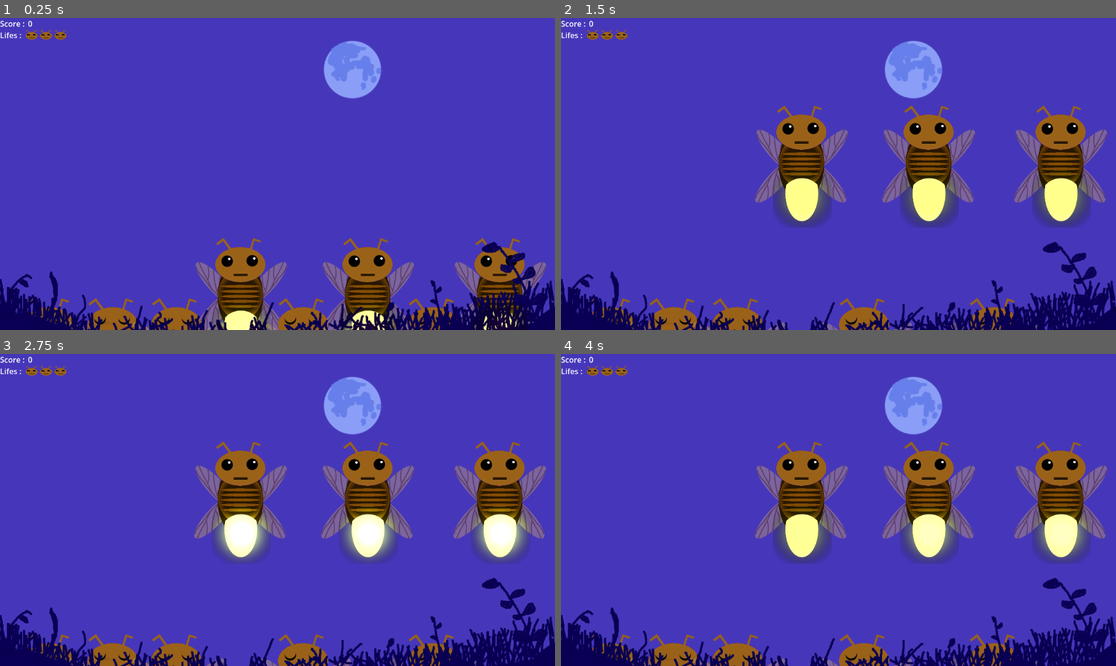
Above: before the commit, frames 1-4 (two rows, left to right).
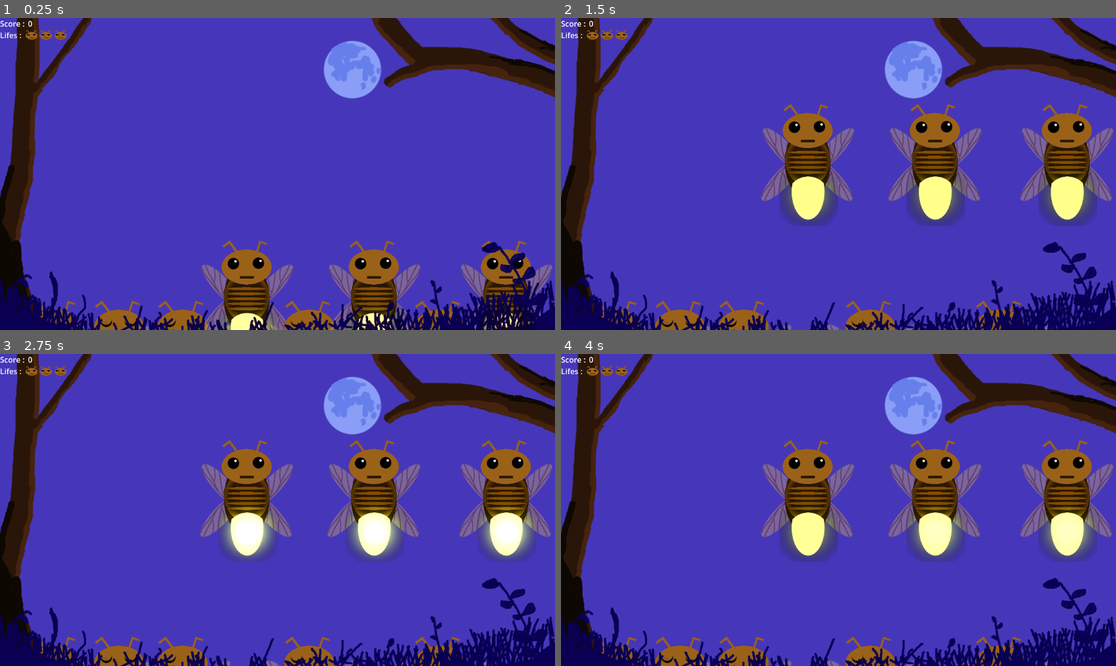
Above: after the commit, the same moments.

Repository: Kaijiro/ld56
Game: Godot game, scene res://scenes/ld_56.tscn
Two runs of this game, one before a commit and one after it. Both use one fixed random seed, a clock stepped at 60 frames per second and the inputs below. Sound files missing from this copy of the repository are replaced by a short silence.
Inputs (mouse positions are in pixels of both pictures, inside the frame that each line leads up to):
- Up to frame 1 (0.25 s): no input
- Up to frame 2 (1.5 s): move the mouse to (799, 239) at 0.52 s; click (799, 239) at 0.6 s; move the mouse to (927, 167) at 1.27 s; click (927, 167) at 1.35 s
- Up to frame 3 (2.75 s): move the mouse to (499, 503) at 2.02 s; click (499, 503) at 2.1 s
- Up to frame 4 (4 s): move the mouse to (810, 572) at 2.77 s; click (810, 572) at 2.85 s; move the mouse to (1005, 556) at 3.52 s; click (1005, 556) at 3.6 s

The runs differ from the first frame. In frame 1, 15% of the frame differs, in the area x 0-100%, y 0-100%; in frame 2, 18%; in frame 3, 18%; in frame 4, 18%.

Commit message:
Basic Background... again

Diff:
--- a/scenes/ld_56.tscn
+++ b/scenes/ld_56.tscn
@@ -25,49 +25,49 @@
 texture = ExtResource("2_kbfrn")
 
 [node name="Firefly" parent="." instance=ExtResource("1_84c6k")]
-position = Vector2(-31, 550)
+position = Vector2(-18, 555)
 singing_light = Color(0.490196, 0.113725, 0, 1)
 id = 1
 note = ExtResource("3_ir64s")
 
 [node name="Firefly2" parent="." instance=ExtResource("1_84c6k")]
-position = Vector2(102, 550)
+position = Vector2(115, 555)
 singing_light = Color(1, 0.583333, 0, 1)
 id = 2
 note = ExtResource("4_rlsal")
 
 [node name="Firefly3" parent="." instance=ExtResource("1_84c6k")]
-position = Vector2(234, 550)
+position = Vector2(247, 555)
 singing_light = Color(0.966667, 1, 0, 1)
 id = 3
 note = ExtResource("5_0a1n4")
 
 [node name="Firefly4" parent="." instance=ExtResource("1_84c6k")]
-position = Vector2(364, 550)
+position = Vector2(377, 555)
 singing_light = Color(0, 1, 0.0666666, 1)
 id = 4
 note = ExtResource("6_q73oy")
 
 [node name="Firefly5" parent="." instance=ExtResource("1_84c6k")]
-position = Vector2(497, 550)
+position = Vector2(510, 555)
 singing_light = Color(0.0261, 0.574635, 0.87, 1)
 id = 5
 note = ExtResource("7_bdygm")
 
 [node name="Firefly6" parent="." instance=ExtResource("1_84c6k")]
-position = Vector2(628, 550)
+position = Vector2(641, 555)
 singing_light = Color(0.00937953, 0.168305, 1, 1)
 id = 6
 note = ExtResource("8_526nx")
 
 [node name="Firefly7" parent="." instance=ExtResource("1_84c6k")]
-position = Vector2(767, 550)
+position = Vector2(780, 555)
 singing_light = Color(0.28945, 0.145349, 0.840661, 1)
 id = 7
 note = ExtResource("9_8woft")
 
 [node name="Firefly8" parent="." instance=ExtResource("1_84c6k")]
-position = Vector2(902, 550)
+position = Vector2(915, 555)
 singing_light = Color(0.466226, 0.0172693, 0.503273, 1)
 id = 8
 note = ExtResource("10_1vffv")
Binary file changed: assets/Decor/foreground.png
